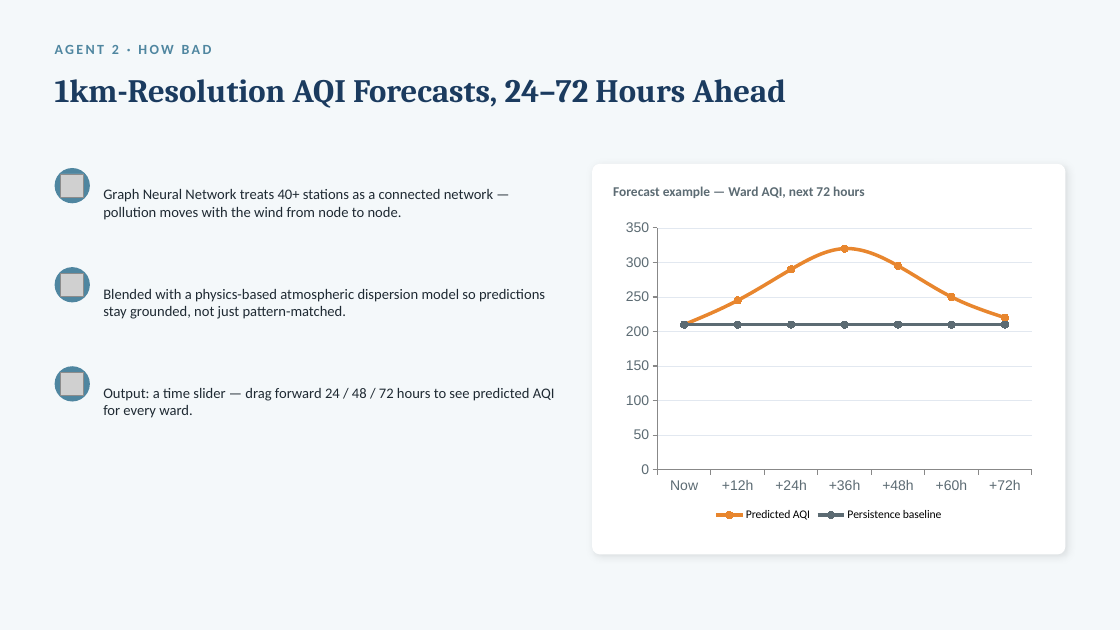
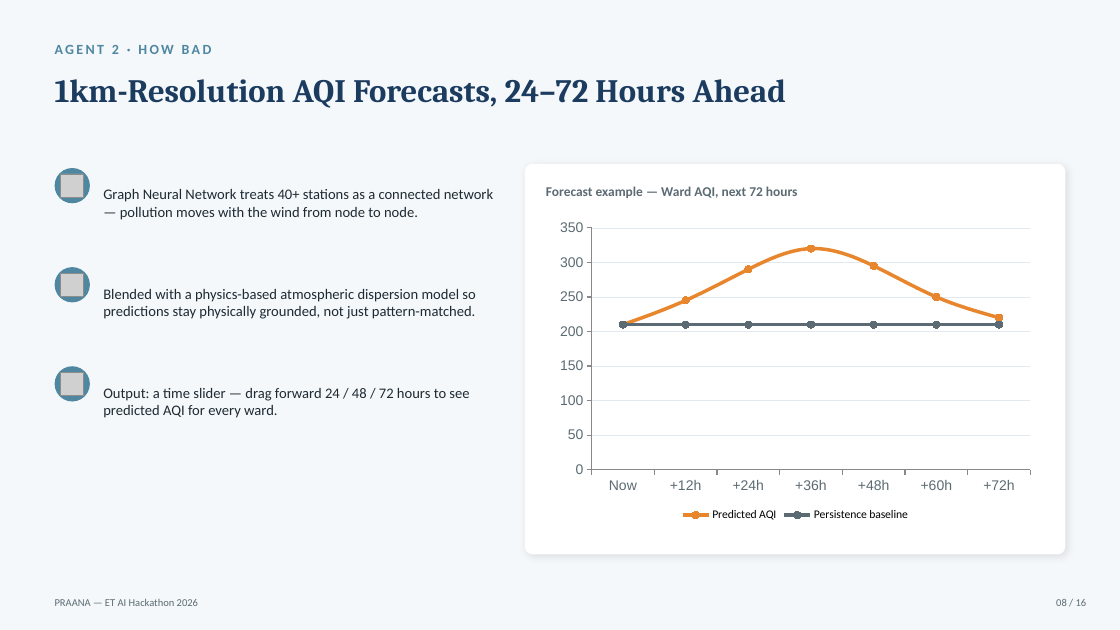
Before and after one commit to Aaditee13/praana-air-quality-intelligence, a slide deck: slide 8 of docs/PRAANA_Pitch_Deck.pptx. Drawn at 1120x630 pixels with LibreOffice and Linux fonts; fonts in the diff are those of the drawing; grey boxes stand for pictures. Boxes give left, top, right and bottom in pixels: in the first picture for what was removed or moved away, otherwise in the second. Text is boxed around its words. In the diff, an @@ line names an element or a change of style, - is before the commit and + after.

```diff
--- a/docs/PRAANA_Pitch_Deck.pptx
+++ b/docs/PRAANA_Pitch_Deck.pptx
@@ rounded rectangle: place and size @@
-rounded rectangle at [592,164,1065,555]
+rounded rectangle at [525,164,1065,555]
@@ text "Forecast example — Ward AQI, ...": place and size @@
-text "Forecast example — Ward AQI, ..." at [613,186,865,198]
+text "Forecast example — Ward AQI, ..." at [546,186,798,198]
@@ line chart: place and size @@
-line chart at [618,214,1040,525]
+line chart at [550,214,1040,525]
@@ text at [103,289,475,319]: text changed @@
-Blended with a physics-based atmospheric dispersion model so predictions stay grounded, not just pattern-matched.
+Blended with a physics-based atmospheric dispersion model so predictions stay physically grounded, not just pattern-matched.
@@ text "Output: a time slider — ..." rewrapped from [103,388,555,418] to [103,388,469,418] @@
@@ text added at [55,599,198,606], 9 pt, text #5C6B73 @@
+PRAANA — ET AI Hackathon 2026
@@ text added at [1056,599,1087,606], 9 pt, text #5C6B73 @@
+08 / 16
```
Also in this commit, not shown: 15 other slides changed, 5 other files.
